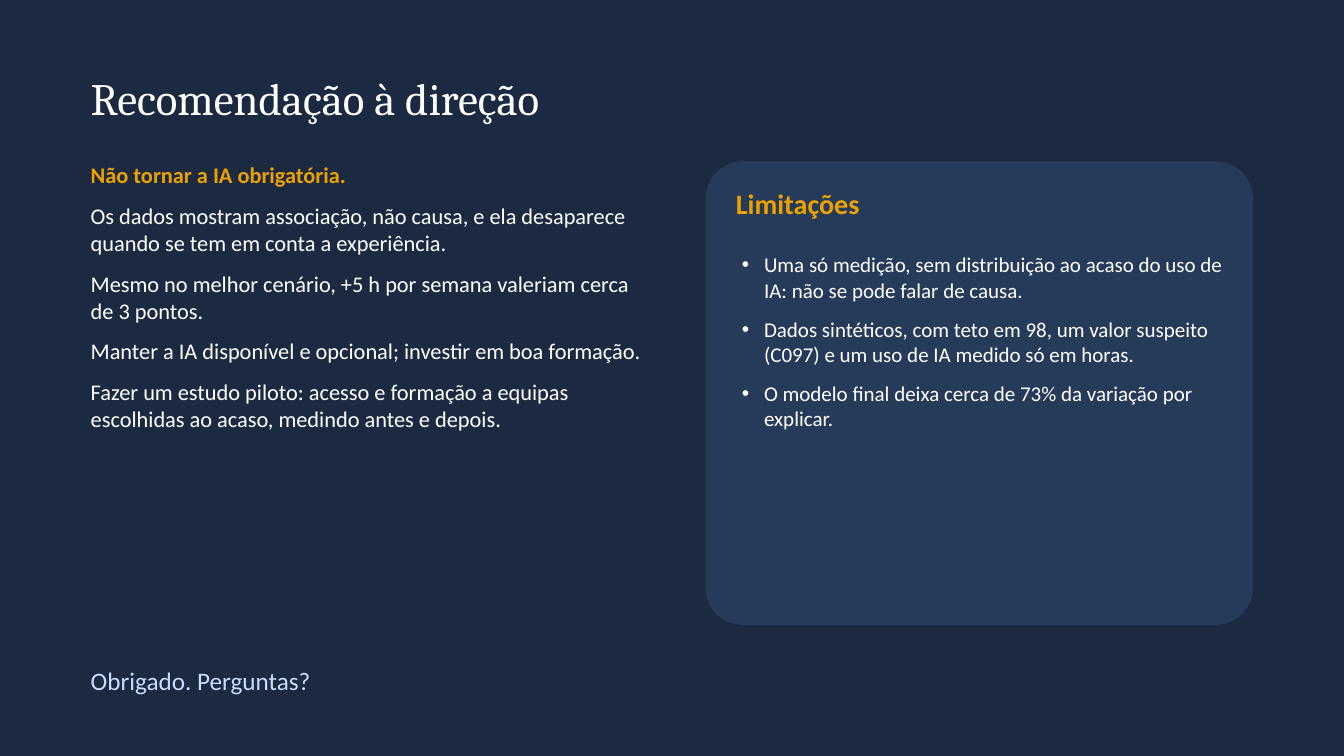
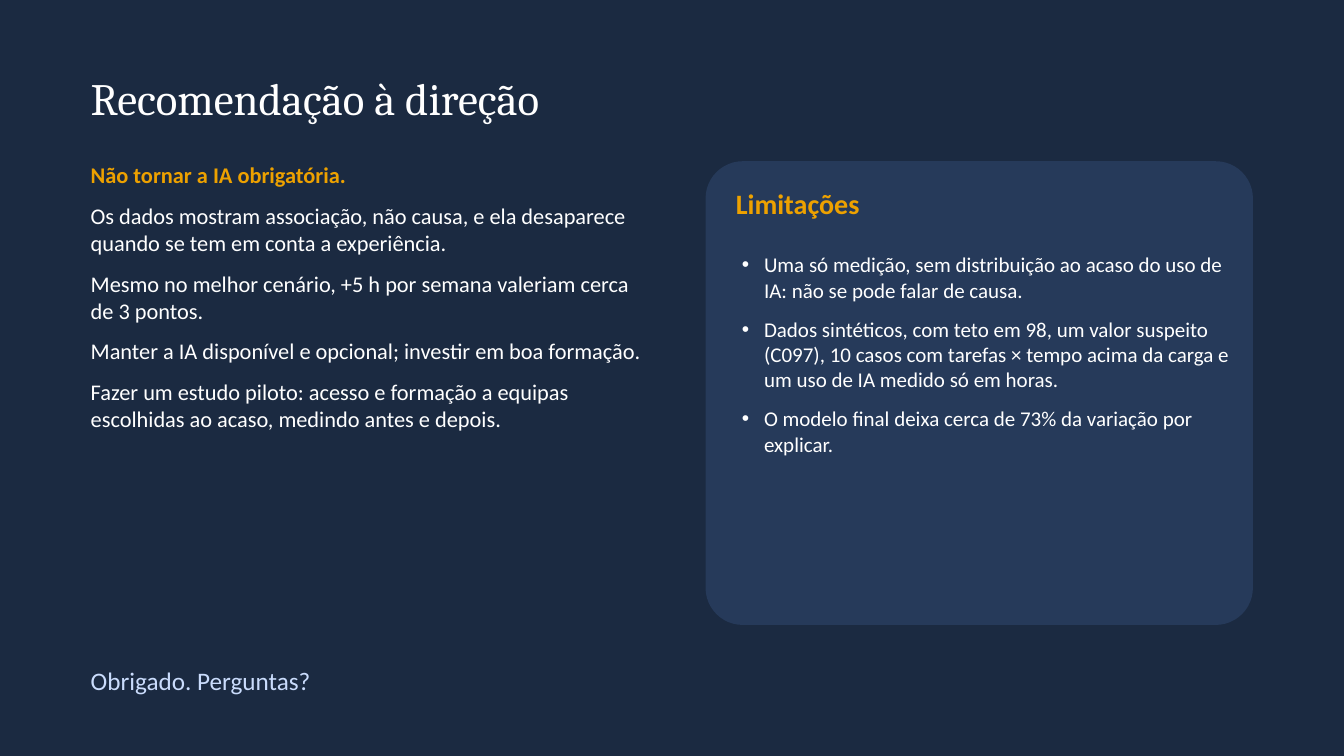
Before and after one commit to gcoutinho-ipca/tp1-mepa-ia-produtividade, a slide deck: slide 16 of Apresentacao_TP1_MEPA.pptx. Drawn at 1344x756 pixels with LibreOffice and Linux fonts; fonts in the diff are those of the drawing. Boxes give left, top, right and bottom in pixels: in the first picture for what was removed or moved away, otherwise in the second. Text is boxed around its words. In the diff, an @@ line names an element or a change of style, - is before the commit and + after.

Commit message:
Trata tarefas e tempo por tarefa incoerentes com a carga de trabalho
- Notebook: novo bloco 1.5d. Calcula as horas exigidas pelas tarefas
  (tarefas x tempo médio) e as semanas de trabalho face à carga semanal,
  com a sensibilidade ao período assumido (1 semana: 174; 1 mês: 10).
  Marca e mantém os 10 casos acima de 1 mês; correlação (3.2) e ANOVA
  (4.4a) repetidas sem eles, sem mudar as conclusões.
- Resumo da 1.5: «não há valores impossíveis» passa a «isolados».
- Relatório e apresentação gerados de novo com a mesma análise.
- Remove a célula «0. Configuração» (alteração local de 3/11 que
  ainda não tinha entrado no repositório).

```diff
--- a/Apresentacao_TP1_MEPA.pptx
+++ b/Apresentacao_TP1_MEPA.pptx
@@ text at (x1=764, y1=322, x2=1228, y2=387): text changed @@
-• Dados sintéticos, com teto em 98, um valor suspeito (C097) e um uso de IA medido só em horas.
+• Dados sintéticos, com teto em 98, um valor suspeito (C097), 10 casos com tarefas × tempo acima da carga e um uso de IA medido só em horas.
```
Also in this commit, not shown: 2 other slides changed, 4 other files.
